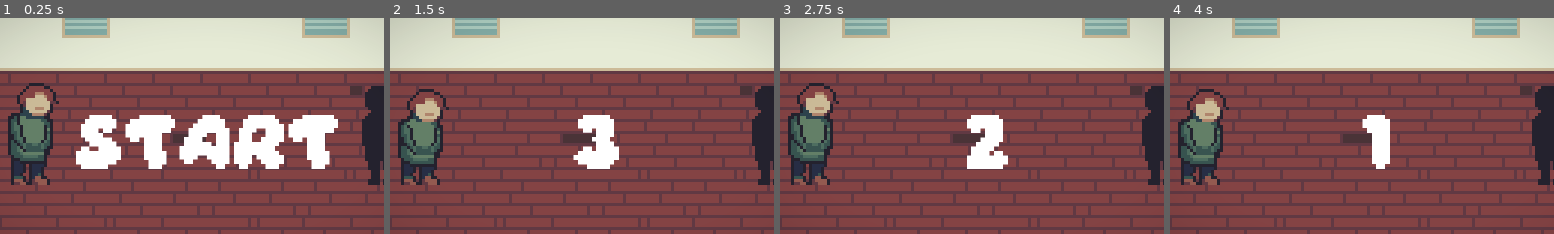
Above: before the commit, frames 1-4 (left to right).
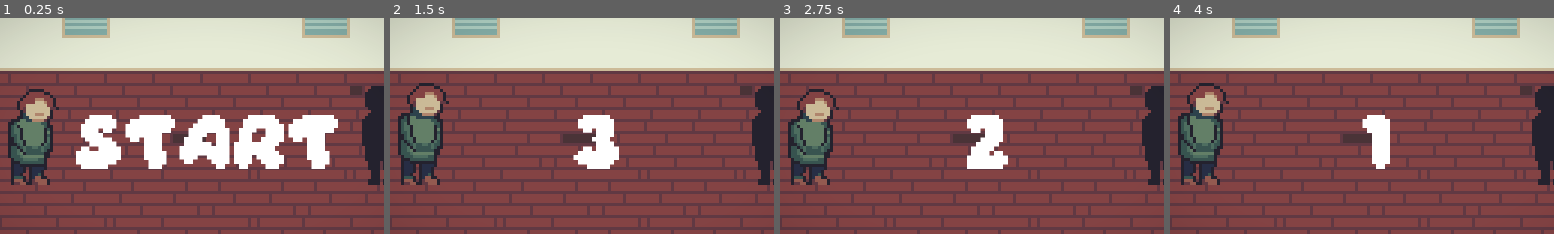
Above: after the commit, the same moments.

Repository: erik-lance/Simons-Day
Game: Godot game, scene res://scenes/freeplay.tscn
Same seed, same stepped clock (60 frames per second), same inputs: the game is played once before the commit and once after it. This scene is started directly instead of the project's main scene.
Inputs:
- Up to frame 1 (0.25 s): no input
- Up to frame 2 (1.5 s): tap Enter at 0.5 s; tap Space (next_dialogue) at 0.6, 1.35 s
- Up to frame 3 (2.75 s): tap Space (next_dialogue) at 2.1 s
- Up to frame 4 (4 s): tap Space (next_dialogue) at 2.85, 3.6 s
The pictures show only the part of the screen within x 23-73%, y 21-71%; the shares and areas given below are measured in that part.

The runs differ from the first frame. In frame 1, 1.9% of the frame differs, in the area x 2-16%, y 30-71%; in frame 2, 1.9%; in frame 3, 1.9%; in frame 4, 1.9%.

Commit message:
Added score screen after losing to show high score

Diff:
--- a/assets/scripts/scene_manager.gd
+++ b/assets/scripts/scene_manager.gd
@@ -1,16 +1,14 @@
 extends Node2D
 
-
 onready var cur_scene_node = $CurrentScene
-
-var freeplay_scene = "res://scenes/freeplay.tscn"
 
 var cur_scene
 var scenes = {
 	menu = "res://scenes/main_menu.tscn",
 	start = "res://scenes/hallway.tscn",
 	freeplay = "res://scenes/freeplay.tscn",
-	settings = "res://scenes/settings.tscn"
+	settings = "res://scenes/settings.tscn",
+	score = "res://scenes/score.tscn"
 }
 
 # Called when the node enters the scene tree for the first time.
@@ -31,6 +29,7 @@
 		'menu': cur_signal_scene = scenes.menu
 		'start': cur_signal_scene = scenes.start
 		'freeplay': cur_signal_scene = scenes.freeplay
+		'score': cur_signal_scene = scenes.score
 		'settings': cur_signal_scene = scenes.settings
 		'quit': get_tree().quit()
 
@@ -50,3 +49,11 @@
 		loaded_scene.connect('btn',self,'_on_signal_scene')
 	elif scene == scenes.freeplay:
 		loaded_scene.connect('btn',self,'_on_signal_scene')
+		loaded_scene.connect('game_done',self,'game_done')
+	elif scene == scenes.score:
+		loaded_scene.connect('btn',self,'_on_signal_scene')
+		return loaded_scene
+
+func game_done(r):
+	var score_scene = load_scene(scenes.score)
+	score_scene.set_score(r)
--- /dev/null
+++ b/assets/scripts/score.gd
@@ -0,0 +1,19 @@
+extends Node2D
+
+signal btn(s)
+# Declare member variables here. Examples:
+# var a = 2
+# var b = "text"
+
+
+# Called when the node enters the scene tree for the first time.
+func _ready():
+	pass # Replace with function body.
+
+
+func set_score(s):
+	$SettingsMenu/ColorRect/VBoxContainer/Score.text = str(s)+" people!"
+
+
+func _on_Button_button_up():
+	emit_signal('btn','menu')
--- a/scenes/freeplay.tscn
+++ b/scenes/freeplay.tscn
@@ -190,6 +190,9 @@
 
 [node name="Simon" parent="." instance=ExtResource( 2 )]
 
+[node name="AnimatedSprite" parent="Simon" index="0"]
+frame = 0
+
 [node name="Intro" type="CanvasLayer" parent="."]
 
 [node name="ColorRect" type="ColorRect" parent="Intro"]
@@ -246,10 +249,15 @@
 anims/begin_game = SubResource( 2 )
 anims/waiting = SubResource( 3 )
 
+[node name="Timer" type="Timer" parent="."]
+wait_time = 3.0
+one_shot = true
+
 [connection signal="damage" from="Challenger" to="." method="_on_Challenger_damage"]
 [connection signal="defeated" from="Challenger" to="." method="_on_Challenger_defeated"]
 [connection signal="timeout" from="Challenger/Timer" to="Challenger" method="_on_Timer_timeout"]
 [connection signal="tween_completed" from="Intro/ShaderEffects/Tween" to="TypeHandler" method="_on_Tween_tween_completed"]
 [connection signal="animation_finished" from="AnimationPlayer" to="." method="_on_AnimationPlayer_animation_finished"]
+[connection signal="timeout" from="Timer" to="." method="_on_Timer_timeout"]
 
 [editable path="Simon"]
--- /dev/null
+++ b/scenes/score.tscn
@@ -0,0 +1,131 @@
+[gd_scene load_steps=9 format=2]
+
+[ext_resource path="res://assets/fonts/DePixelBreit.ttf" type="DynamicFontData" id=1]
+[ext_resource path="res://scenes/UI/ButtonBG.tscn" type="PackedScene" id=2]
+[ext_resource path="res://assets/scripts/score.gd" type="Script" id=3]
+[ext_resource path="res://themes/menu_btn.tres" type="DynamicFont" id=5]
+[ext_resource path="res://assets/sprites/menu.png" type="Texture" id=6]
+[ext_resource path="res://assets/fonts/Daydream.ttf" type="DynamicFontData" id=7]
+
+[sub_resource type="DynamicFont" id=1]
+size = 7
+outline_size = 1
+outline_color = Color( 0.207843, 0.180392, 0.239216, 1 )
+extra_spacing_bottom = -2
+extra_spacing_space = -1
+font_data = ExtResource( 1 )
+
+[sub_resource type="DynamicFont" id=2]
+size = 12
+outline_size = 1
+outline_color = Color( 0.207843, 0.180392, 0.239216, 1 )
+font_data = ExtResource( 7 )
+
+[node name="Score" type="Node2D"]
+script = ExtResource( 3 )
+
+[node name="SettingsMenu" type="TextureRect" parent="."]
+anchor_right = 1.0
+anchor_bottom = 1.0
+margin_right = 256.0
+margin_bottom = 144.0
+size_flags_horizontal = 3
+size_flags_vertical = 3
+texture = ExtResource( 6 )
+expand = true
+stretch_mode = 5
+__meta__ = {
+"_edit_lock_": true,
+"_edit_use_anchors_": false
+}
+
+[node name="ColorRect" type="ColorRect" parent="SettingsMenu"]
+anchor_right = 1.0
+anchor_bottom = 1.0
+color = Color( 0.678431, 0.411765, 0.235294, 0.521569 )
+__meta__ = {
+"_edit_lock_": true,
+"_edit_use_anchors_": false
+}
+
+[node name="VBoxContainer" type="VBoxContainer" parent="SettingsMenu/ColorRect"]
+anchor_left = 0.5
+anchor_top = 0.5
+anchor_right = 0.5
+anchor_bottom = 0.5
+margin_left = -99.0
+margin_top = -61.0
+margin_right = 99.0
+margin_bottom = 49.0
+custom_constants/separation = 7
+__meta__ = {
+"_edit_group_": true,
+"_edit_use_anchors_": false
+}
+
+[node name="Congrats" type="Label" parent="SettingsMenu/ColorRect/VBoxContainer"]
+margin_right = 198.0
+margin_bottom = 24.0
+custom_fonts/font = SubResource( 1 )
+text = "Thanks for trying out Simon's day and helping him overcome the vast amount of people he has to talk to every day!"
+align = 1
+valign = 1
+autowrap = true
+
+[node name="Congrats2" type="Label" parent="SettingsMenu/ColorRect/VBoxContainer"]
+margin_top = 31.0
+margin_right = 198.0
+margin_bottom = 37.0
+custom_fonts/font = SubResource( 1 )
+text = "You managed to reach:"
+align = 1
+valign = 1
+autowrap = true
+
+[node name="Score" type="Label" parent="SettingsMenu/ColorRect/VBoxContainer"]
+margin_top = 44.0
+margin_right = 198.0
+margin_bottom = 61.0
+custom_fonts/font = SubResource( 2 )
+text = "0 people!"
+align = 1
+valign = 1
+autowrap = true
+
+[node name="Final" type="Label" parent="SettingsMenu/ColorRect/VBoxContainer"]
+margin_top = 68.0
+margin_right = 198.0
+margin_bottom = 92.0
+custom_fonts/font = SubResource( 1 )
+text = "Thank you so much again!:) although I got sick for the latter half of  the jam, I'm proud with what I've got so far!"
+align = 1
+valign = 1
+autowrap = true
+
+[node name="ButtonBG" parent="SettingsMenu/ColorRect" instance=ExtResource( 2 )]
+anchor_left = 1.0
+anchor_top = 1.0
+anchor_right = 1.0
+anchor_bottom = 1.0
+margin_left = -84.0
+margin_top = -21.0
+margin_right = -6.0
+margin_bottom = -4.0
+
+[node name="Button" type="Button" parent="SettingsMenu/ColorRect/ButtonBG"]
+anchor_left = 0.5
+anchor_top = 0.5
+anchor_right = 0.5
+anchor_bottom = 0.5
+margin_left = -40.0
+margin_top = -11.0
+margin_right = 40.0
+margin_bottom = 11.0
+custom_fonts/font = ExtResource( 5 )
+text = "Main Menu"
+flat = true
+__meta__ = {
+"_edit_lock_": true
+}
+
+[connection signal="button_up" from="SettingsMenu/ColorRect/ButtonBG/Button" to="." method="_on_Button_button_up"]
